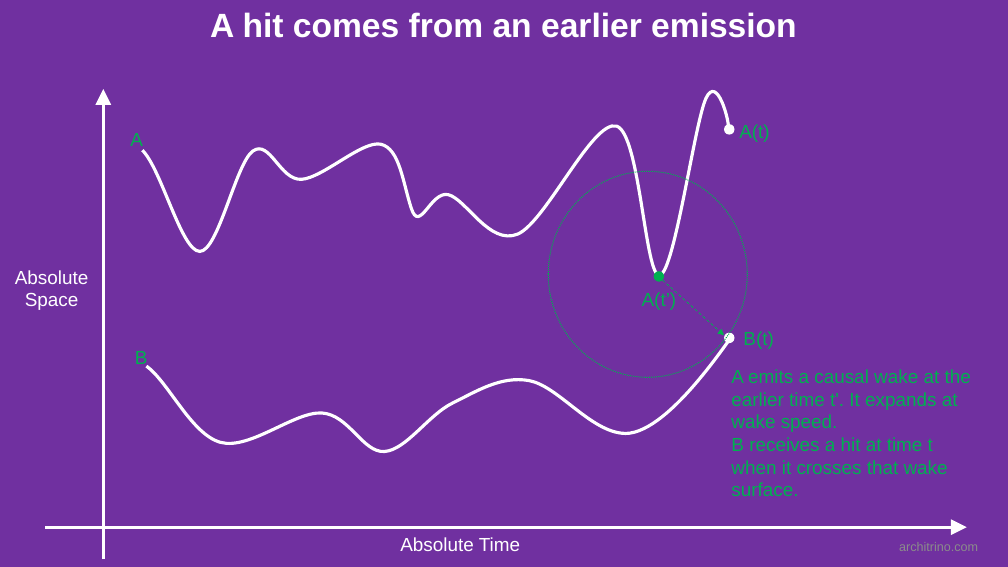
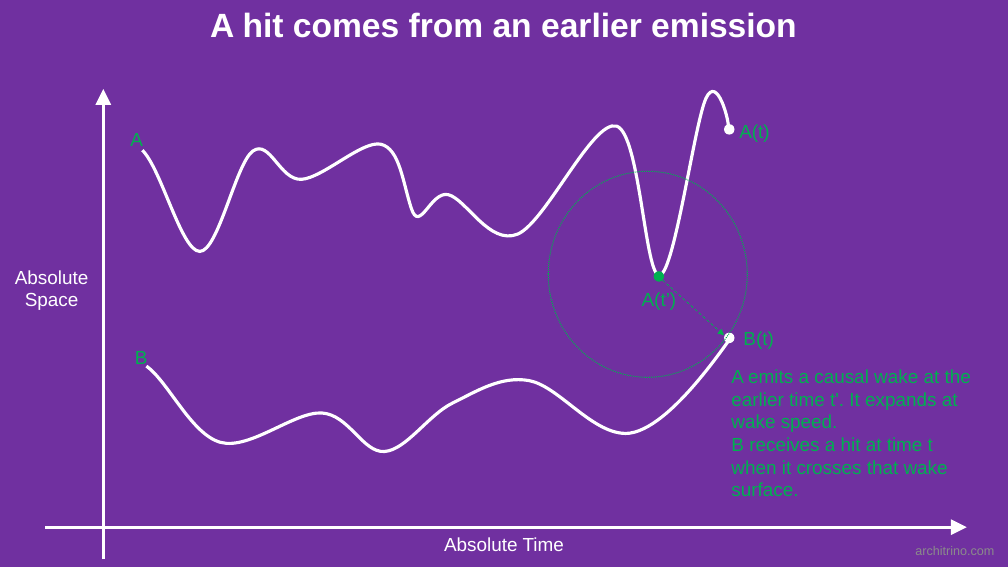
Before and after one commit to jmarkmorris/architrino, a slide deck: slide 8 of reference/archie/presentations/NPQG Fundamentals - Paths.pptx (slide 9 before the commit). Drawn at 1008x567 pixels with LibreOffice and Linux fonts; fonts in the diff are those of the drawing. Boxes give left, top, right and bottom in pixels: in the first picture for what was removed or moved away, otherwise in the second. Text is boxed around its words. In the diff, an @@ line names an element or a change of style, - is before the commit and + after.

```diff
--- a/reference/archie/presentations/NPQG Fundamentals - Paths.pptx
+++ b/reference/archie/presentations/NPQG Fundamentals - Paths.pptx
@@ text "Absolute Time": place and size @@
-text "Absolute Time" at [400, 537, 520, 551]
+text "Absolute Time" at [444, 537, 564, 551]
@@ text "Absolute Time" at [444, 537, 564, 551]: alignment left to centre @@
@@ text "architrino.com": place and size @@
-text "architrino.com" at [899, 542, 978, 551]
+text "architrino.com" at [915, 546, 994, 555]
```
Also in this commit, not shown: 11 other slides changed, 2 slides removed, 9 other files.
